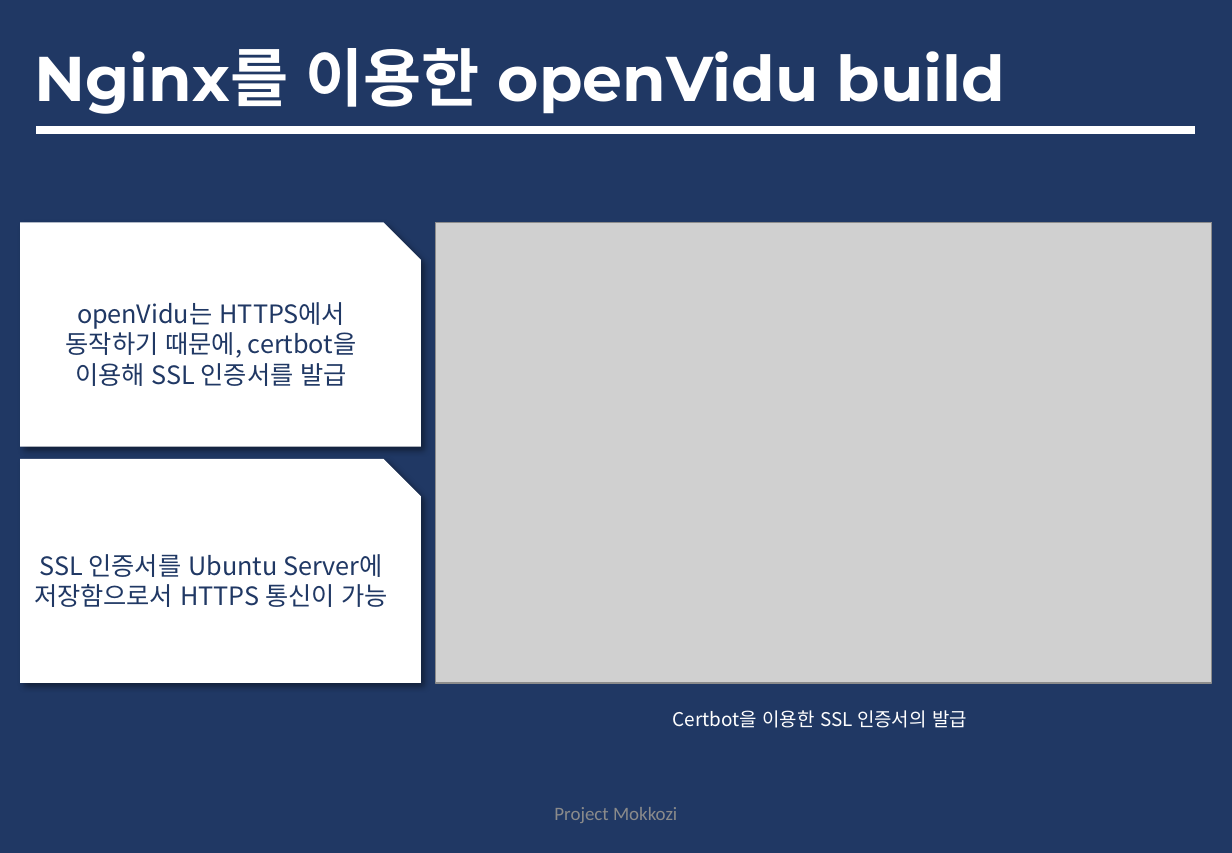
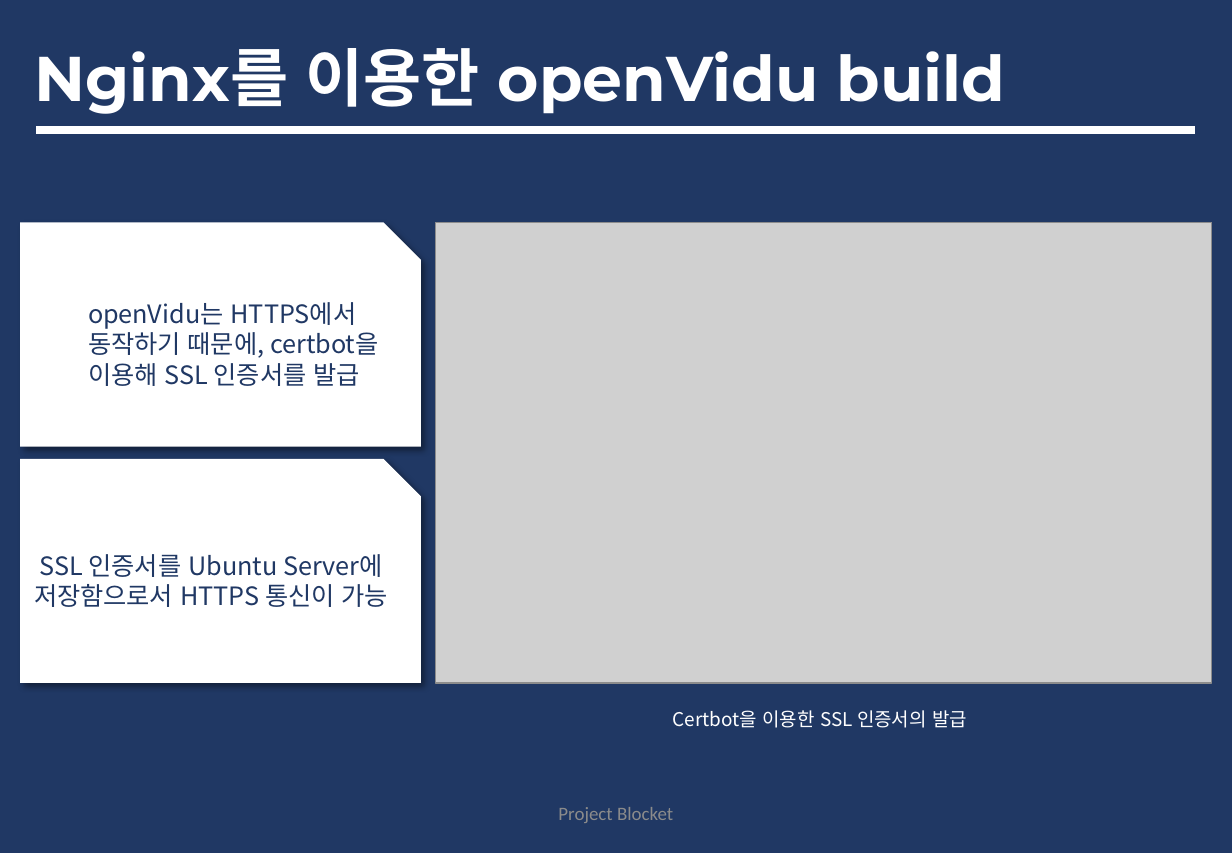
Before and after one commit to tofan0412/Algorithm, a slide deck: slide 9 of 취준/조웅현 포트폴리오.pptx (slide 8 before the commit). Drawn at 1232x853 pixels with LibreOffice and Linux fonts; fonts in the diff are those of the drawing; grey boxes stand for pictures. Boxes give left, top, right and bottom in pixels: in the first picture for what was removed or moved away, otherwise in the second. Text is boxed around its words. In the diff, an @@ line names an element or a change of style, - is before the commit and + after.

```diff
--- a/취준/조웅현 포트폴리오.pptx
+++ b/취준/조웅현 포트폴리오.pptx
@@ snip rect "openVidu는 HTTPS에서 동작하기 때문에, certbot을 ..." at (20, 223, 422, 447): alignment centre to left; list level 1 to 2 in "openVidu는 HTTPS에서 동작하기 때문에, certbot을 ..." @@
@@ text at (558, 807, 673, 823): text changed @@
-Project Mokkozi
+Project Blocket
```
Also in this commit, not shown: 13 other slides changed, 13 slides added.
